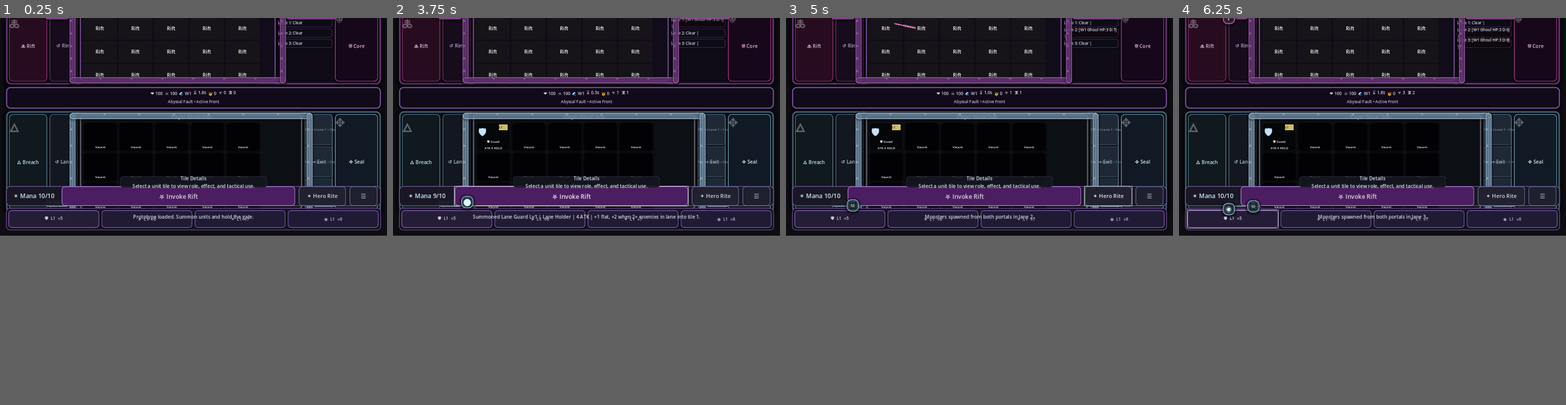
Above: before the commit, frames 1-4 (left to right).
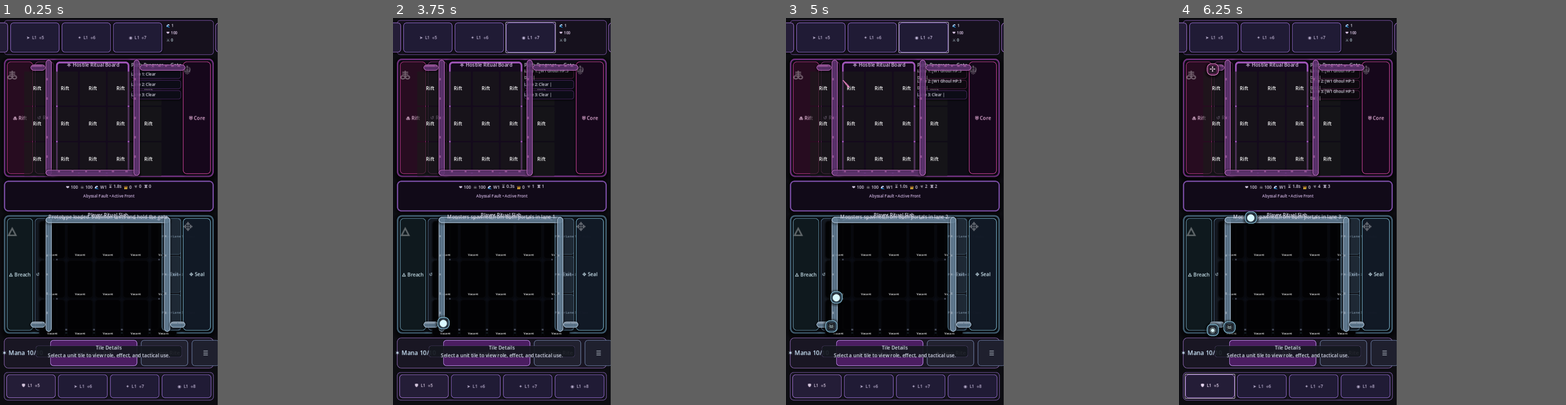
Above: after the commit, the same moments.

Repository: D3MISEarch/AbyssFall-merge-defense
Game: Godot game, scene res://scenes/Main.tscn
The game is run twice, just before and just after one commit, with the same random seed, the same clock (stepped at 60 frames per second) and the same inputs.
Inputs (mouse positions are in pixels of both pictures, inside the frame that each line leads up to):
- Up to frame 1 (0.25 s): no input
- Up to frame 2 (3.75 s): click (420, 29) at 0.5 s, where only the run before the commit has a clickable "🛡 L1 ⟡4"; click "➤ L1 ⟡5" at 1.25 s; click "✦ L1 ⟡6" at 2 s; click "◉ L1 ⟡7" at 2.75 s; click "⛧ Invoke Rift" at 3.5 s
- Up to frame 3 (5 s): click "✦ Hero Rite" at 4.25 s
- Up to frame 4 (6.25 s): click "☰" at 5 s; click "🛡 L1 ⟡5" at 5.75 s
The window is 800x450 before the commit and 450x800 after it. Grey fills any space a smaller window leaves; there, only what the larger window draws over its background counts as a difference.

The runs differ from the first frame. In frame 1, 36% of the frame differs, in the area x 0-99%, y 0-99%; in frame 2, 36%; in frame 3, 36%; in frame 4, 36%.

Commit message:
Scale PvP layout to full-screen portrait with stronger board presence

Diff:
--- a/project.godot
+++ b/project.godot
@@ -15,9 +15,10 @@
 config/icon="res://icon.svg"
 
 [display]
-window/size/viewport_width=1280
-window/size/viewport_height=720
+window/size/viewport_width=720
+window/size/viewport_height=1280
 window/stretch/mode="canvas_items"
+window/stretch/aspect="expand"
 
 [rendering]
 renderer/rendering_method="forward_plus"
--- a/scripts/main.gd
+++ b/scripts/main.gd
@@ -198,6 +198,12 @@
 @onready var top_stats_box: VBoxContainer = $TopBar/TopRow/TopStats
 @onready var hero_panel: Panel = $TopBar/TopRow/HeroPanel
 @onready var hero_label: Label = $TopBar/TopRow/HeroPanel/HeroLabel
+@onready var battlefield_stack: VBoxContainer = $BattlefieldStack
+@onready var enemy_flow: HBoxContainer = $BattlefieldStack/EnemyStrip/EnemyFlow
+@onready var player_flow: HBoxContainer = $BattlefieldStack/PlayerStrip/PlayerFlow
+@onready var board_margin: MarginContainer = $BattlefieldStack/PlayerStrip/PlayerFlow/Board/BoardMargin
+@onready var opponent_margin: MarginContainer = $BattlefieldStack/EnemyStrip/EnemyFlow/OpponentBoard/OpponentMargin
+@onready var center_content: VBoxContainer = $BattlefieldStack/CenterStrip/CenterContent
 @onready var bottom_controls_panel: Panel = $BottomControls
 @onready var bottom_row: HBoxContainer = $BottomControls/BottomRow
 @onready var mana_label: Label = $BottomControls/BottomRow/ManaLabel
@@ -471,6 +477,8 @@
 	_update_selection_detail()
 	enemy_strip_panel.resized.connect(_on_battlefield_strip_resized)
 	player_strip_panel.resized.connect(_on_battlefield_strip_resized)
+	resized.connect(_on_main_resized)
+	_apply_responsive_layout()
 	call_deferred("_build_u_route_overlays")
 
 func _apply_dark_fantasy_theme() -> void:
@@ -486,6 +494,91 @@
 	_style_enemy_lanes()
 	_style_unit_detail_panel()
 	_style_status_labels()
+
+func _on_main_resized() -> void:
+	_apply_responsive_layout()
+
+func _apply_responsive_layout() -> void:
+	var viewport_size: Vector2 = get_viewport_rect().size
+	var viewport_width: float = viewport_size.x
+	var viewport_height: float = viewport_size.y
+	var outer_margin: float = clamp(viewport_width * 0.018, 10.0, 20.0)
+	var inner_margin: float = clamp(viewport_width * 0.010, 6.0, 12.0)
+	var top_bar_height: float = clamp(viewport_height * 0.090, 78.0, 118.0)
+	var controls_height: float = clamp(viewport_height * 0.088, 72.0, 102.0)
+	var upgrades_height: float = clamp(viewport_height * 0.078, 66.0, 94.0)
+	var bottom_gap: float = clamp(viewport_height * 0.012, 10.0, 18.0)
+	var section_gap: float = clamp(viewport_height * 0.010, 6.0, 12.0)
+
+	top_bar_panel.offset_left = outer_margin
+	top_bar_panel.offset_top = inner_margin
+	top_bar_panel.offset_right = -outer_margin
+	top_bar_panel.offset_bottom = top_bar_panel.offset_top + top_bar_height
+
+	bottom_upgrade_row.offset_left = outer_margin
+	bottom_upgrade_row.offset_right = -outer_margin
+	bottom_upgrade_row.offset_bottom = -bottom_gap
+	bottom_upgrade_row.offset_top = bottom_upgrade_row.offset_bottom - upgrades_height
+
+	bottom_controls_panel.offset_left = outer_margin
+	bottom_controls_panel.offset_right = -outer_margin
+	bottom_controls_panel.offset_bottom = bottom_upgrade_row.offset_top - section_gap
+	bottom_controls_panel.offset_top = bottom_controls_panel.offset_bottom - controls_height
+
+	battlefield_stack.offset_left = outer_margin
+	battlefield_stack.offset_right = -outer_margin
+	battlefield_stack.offset_top = top_bar_panel.offset_bottom + section_gap
+	battlefield_stack.offset_bottom = bottom_controls_panel.offset_top - section_gap
+	battlefield_stack.add_theme_constant_override("separation", int(section_gap))
+
+	var stack_height: float = battlefield_stack.size.y
+	var enemy_target_height: float = clamp(stack_height * 0.39, 250.0, 520.0)
+	var center_target_height: float = clamp(stack_height * 0.12, 66.0, 102.0)
+	var player_target_height: float = clamp(stack_height * 0.43, 286.0, 620.0)
+	enemy_strip_panel.custom_minimum_size = Vector2(0.0, enemy_target_height)
+	center_strip_panel.custom_minimum_size = Vector2(0.0, center_target_height)
+	player_strip_panel.custom_minimum_size = Vector2(0.0, player_target_height)
+
+	var side_column_width: float = clamp(viewport_width * 0.120, 76.0, 132.0)
+	var side_lane_width: float = clamp(viewport_width * 0.086, 64.0, 102.0)
+	var gate_column_width: float = clamp(viewport_width * 0.128, 92.0, 146.0)
+	var lane_info_width: float = clamp(viewport_width * 0.155, 126.0, 194.0)
+	enemy_spawn_panel.custom_minimum_size = Vector2(side_column_width, 0.0)
+	player_spawn_panel.custom_minimum_size = Vector2(side_column_width, 0.0)
+	enemy_left_path_panel.custom_minimum_size = Vector2(side_lane_width, 0.0)
+	player_left_path_panel.custom_minimum_size = Vector2(side_lane_width, 0.0)
+	player_right_path_panel.custom_minimum_size = Vector2(side_lane_width, 0.0)
+	enemy_gate_panel.custom_minimum_size = Vector2(gate_column_width, 0.0)
+	player_gate_panel.custom_minimum_size = Vector2(gate_column_width, 0.0)
+	enemy_lane_box.custom_minimum_size = Vector2(lane_info_width, 0.0)
+
+	enemy_flow.add_theme_constant_override("separation", int(clamp(viewport_width * 0.008, 6.0, 10.0)))
+	player_flow.add_theme_constant_override("separation", int(clamp(viewport_width * 0.008, 6.0, 10.0)))
+	board_margin.add_theme_constant_override("margin_left", int(inner_margin))
+	board_margin.add_theme_constant_override("margin_top", int(inner_margin))
+	board_margin.add_theme_constant_override("margin_right", int(inner_margin))
+	board_margin.add_theme_constant_override("margin_bottom", int(inner_margin))
+	opponent_margin.add_theme_constant_override("margin_left", int(inner_margin))
+	opponent_margin.add_theme_constant_override("margin_top", int(inner_margin))
+	opponent_margin.add_theme_constant_override("margin_right", int(inner_margin))
+	opponent_margin.add_theme_constant_override("margin_bottom", int(inner_margin))
+	center_content.add_theme_constant_override("separation", int(clamp(section_gap * 0.55, 4.0, 8.0)))
+
+	var card_width: float = clamp((viewport_width - (outer_margin * 2.0) - 44.0) / 4.0, 108.0, 176.0)
+	for card_button in top_upgrade_buttons:
+		card_button.custom_minimum_size = Vector2(card_width, clamp(upgrades_height - 22.0, 46.0, 74.0))
+	for card_button in bottom_upgrade_buttons:
+		card_button.custom_minimum_size = Vector2(card_width, clamp(upgrades_height - 20.0, 48.0, 76.0))
+
+	var tile_width: float = clamp(viewport_width * 0.102, 86.0, 126.0)
+	var player_tile_height: float = clamp(viewport_height * 0.098, 88.0, 132.0)
+	var opponent_tile_height: float = clamp(viewport_height * 0.088, 78.0, 118.0)
+	for tile_panel in tile_panels:
+		tile_panel.custom_minimum_size = Vector2(tile_width, player_tile_height)
+	for tile_panel in opponent_tile_panels:
+		tile_panel.custom_minimum_size = Vector2(tile_width, opponent_tile_height)
+
+	call_deferred("_on_battlefield_strip_resized")
 
 func _on_battlefield_strip_resized() -> void:
 	_build_strip_ambience()
@@ -1011,50 +1104,50 @@
 
 func _style_board_panel() -> void:
 	var board_style: StyleBoxFlat = StyleBoxFlat.new()
-	board_style.bg_color = Color(0.05, 0.06, 0.08, 0.97)
-	board_style.border_width_left = 5
-	board_style.border_width_top = 5
-	board_style.border_width_right = 5
-	board_style.border_width_bottom = 5
-	board_style.border_color = Color(0.34, 0.34, 0.40, 0.95)
+	board_style.bg_color = Color(0.04, 0.05, 0.08, 0.98)
+	board_style.border_width_left = 6
+	board_style.border_width_top = 6
+	board_style.border_width_right = 6
+	board_style.border_width_bottom = 6
+	board_style.border_color = Color(0.40, 0.43, 0.52, 0.97)
 	board_style.corner_radius_top_left = 12
 	board_style.corner_radius_top_right = 12
 	board_style.corner_radius_bottom_left = 12
 	board_style.corner_radius_bottom_right = 12
-	board_style.shadow_size = 18
-	board_style.shadow_color = Color(0.0, 0.0, 0.0, 0.58)
+	board_style.shadow_size = 22
+	board_style.shadow_color = Color(0.0, 0.0, 0.0, 0.66)
 	board_style.shadow_offset = Vector2(0.0, 5.0)
 	board_panel.add_theme_stylebox_override("panel", board_style)
 	board_label.text = "Player Ritual Slab"
-	board_label.modulate = Color(0.83, 0.81, 0.89, 1.0)
+	board_label.modulate = Color(0.89, 0.88, 0.96, 1.0)
 
 func _style_opponent_board() -> void:
 	var opponent_style: StyleBoxFlat = StyleBoxFlat.new()
-	opponent_style.bg_color = Color(0.07, 0.05, 0.10, 0.96)
-	opponent_style.border_width_left = 4
-	opponent_style.border_width_top = 4
-	opponent_style.border_width_right = 4
-	opponent_style.border_width_bottom = 4
-	opponent_style.border_color = Color(0.48, 0.28, 0.58, 0.92)
+	opponent_style.bg_color = Color(0.08, 0.04, 0.11, 0.98)
+	opponent_style.border_width_left = 6
+	opponent_style.border_width_top = 6
+	opponent_style.border_width_right = 6
+	opponent_style.border_width_bottom = 6
+	opponent_style.border_color = Color(0.64, 0.34, 0.74, 0.95)
 	opponent_style.corner_radius_top_left = 12
 	opponent_style.corner_radius_top_right = 12
 	opponent_style.corner_radius_bottom_left = 12
 	opponent_style.corner_radius_bottom_right = 12
-	opponent_style.shadow_size = 12
-	opponent_style.shadow_color = Color(0.0, 0.0, 0.0, 0.48)
+	opponent_style.shadow_size = 18
+	opponent_style.shadow_color = Color(0.0, 0.0, 0.0, 0.62)
 	opponent_style.shadow_offset = Vector2(0.0, 4.0)
 	opponent_board_panel.add_theme_stylebox_override("panel", opponent_style)
 	opponent_title_label.text = "⛧ Hostile Ritual Board"
-	opponent_title_label.modulate = Color(0.76, 0.70, 0.82, 0.96)
+	opponent_title_label.modulate = Color(0.90, 0.78, 0.96, 0.98)
 	for tile_index in opponent_tile_panels.size():
 		var tile_panel: Panel = opponent_tile_panels[tile_index]
 		var tile_style: StyleBoxFlat = StyleBoxFlat.new()
-		tile_style.bg_color = Color(0.07, 0.06, 0.10, 0.93)
+		tile_style.bg_color = Color(0.08, 0.06, 0.12, 0.95)
 		tile_style.border_width_left = 2
 		tile_style.border_width_top = 2
 		tile_style.border_width_right = 2
 		tile_style.border_width_bottom = 2
-		tile_style.border_color = Color(0.44, 0.26, 0.53, 0.88)
+		tile_style.border_color = Color(0.58, 0.33, 0.68, 0.92)
 		tile_style.corner_radius_top_left = 8
 		tile_style.corner_radius_top_right = 8
 		tile_style.corner_radius_bottom_left = 8
@@ -1066,7 +1159,7 @@
 		void_underglow.offset_top = 6.0
 		void_underglow.offset_right = -6.0
 		void_underglow.offset_bottom = -6.0
-		void_underglow.color = Color(0.49, 0.21, 0.62, 0.14)
+		void_underglow.color = Color(0.58, 0.25, 0.72, 0.20)
 		void_underglow.mouse_filter = Control.MOUSE_FILTER_IGNORE
 		tile_panel.add_child(void_underglow)
 		tile_panel.move_child(void_underglow, 0)
@@ -1074,9 +1167,9 @@
 		var tile_label: Label = opponent_tile_labels[label_index]
 		var lane_id: int = int(label_index / BOARD_COLUMNS) + 1
 		var col_id: int = (label_index % BOARD_COLUMNS) + 1
-		tile_label.modulate = Color(0.80, 0.77, 0.89, 0.90)
+		tile_label.modulate = Color(0.91, 0.85, 0.98, 0.95)
 		tile_label.text = "L%d•%d" % [lane_id, col_id]
-		tile_label.add_theme_font_size_override("font_size", 11)
+		tile_label.add_theme_font_size_override("font_size", 12)
 		tile_label.horizontal_alignment = HORIZONTAL_ALIGNMENT_CENTER
 		tile_label.vertical_alignment = VERTICAL_ALIGNMENT_BOTTOM
 		if label_index < opponent_tile_icon_labels.size():
